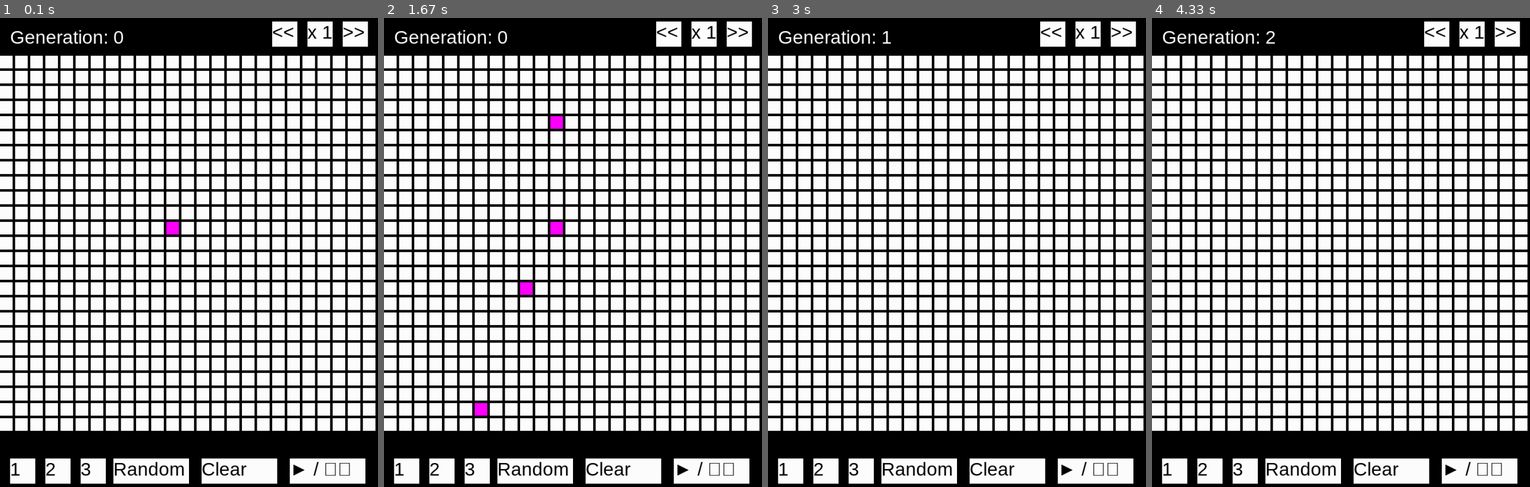
Above: before the commit, frames 1-4 (left to right).
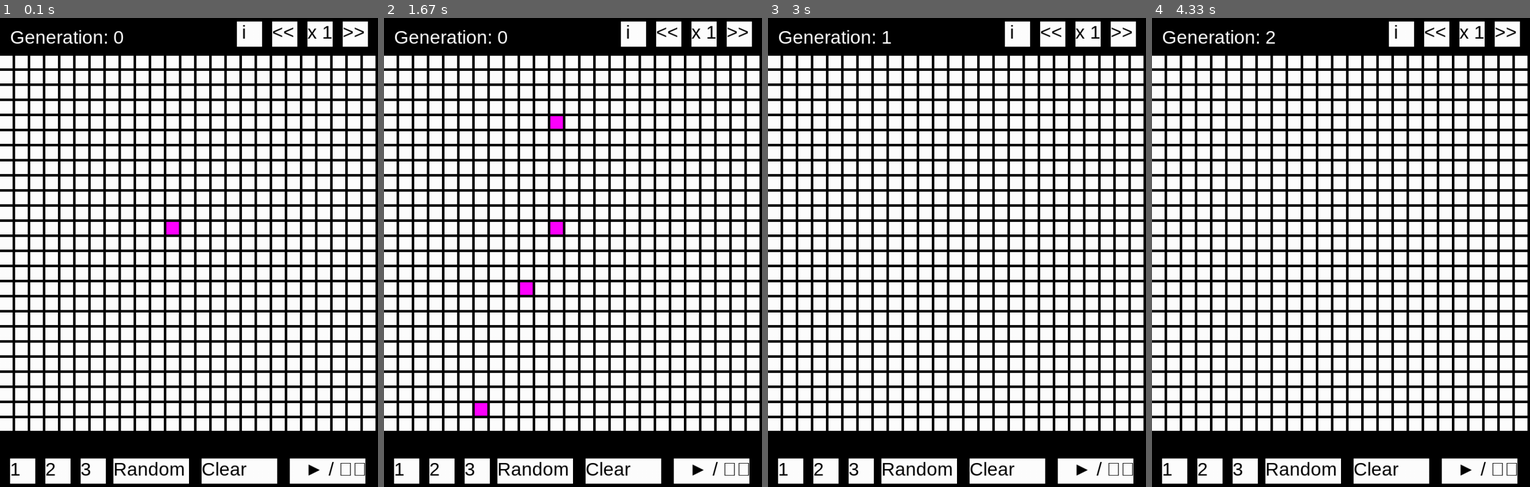
Above: after the commit, the same moments.

Repository: bloominstituteoftechnology/CS-Build-Week-1
Game: pygame game, started from draft.py
Two runs of this game, one before a commit and one after it. Both use one fixed random seed, a clock stepped at 60 frames per second and the inputs below.
Inputs (mouse positions are in pixels of both pictures, inside the frame that each line leads up to):
- Up to frame 1 (0.1 s): no input
- Up to frame 2 (1.67 s): press the mouse at (622, 472) at 0.37 s; move the mouse to (588, 299) at 0.47 s; release the mouse at (557, 130) at 0.6 s; click "Generation: 0" at 0.72 s; click (523, 294) at 1.05 s; press the mouse at (712, 472) at 1.37 s; move the mouse to (599, 444) at 1.47 s; release the mouse at (489, 416) at 1.6 s
- Up to frame 3 (3 s): click (994, 365) at 1.72 s; press the mouse at (1096, 472) at 2.03 s; move the mouse to (1093, 383) at 2.13 s; release the mouse at (1093, 299) at 2.27 s; click (1096, 472) at 2.38 s, where only the run after the commit has a clickable "► / ❚❚"; click (1017, 32) at 2.72 s, where only the run after the commit has a clickable "i"
- Up to frame 4 (4.33 s): click (1480, 472) at 4.05 s, where only the run after the commit has a clickable "► / ❚❚"

The runs differ from the first frame. In frame 1, 0.6% of the frame differs, in the area x 62-97%, y 0-98%; in frame 2, 0.6%; in frame 3, 0.6%; in frame 4, 0.6%.

Commit message:
Add rules.txt file containing rules of the game. Add button that opens the .txt file

Diff:
--- a/draft.py
+++ b/draft.py
@@ -1,6 +1,7 @@
 import copy
 import pygame
 import time
+import os
 from random import randint
 
 def find_neighbors(i, j, arr, max):
@@ -135,6 +136,7 @@
     SPEEDUP_BUTTON = pygame.Rect(WINDOW - BUTTON_SIZE - 20, TOP_PADDING / 10, BUTTON_SIZE, BUTTON_SIZE)
     SPEEDDOWN_BUTTON = pygame.Rect(WINDOW - (BUTTON_SIZE + 20) * 3, TOP_PADDING / 10, BUTTON_SIZE, BUTTON_SIZE)
     SPEED_BUTTON = pygame.Rect(WINDOW - (BUTTON_SIZE + 20) * 2, TOP_PADDING / 10, BUTTON_SIZE, BUTTON_SIZE)
+    RULES_BUTTON = pygame.Rect(WINDOW - (BUTTON_SIZE + 20) * 4, TOP_PADDING / 10, BUTTON_SIZE, BUTTON_SIZE)
 
     #PyGame
     pygame.init()
@@ -203,6 +205,8 @@
                         speed_multiplier += 1
                     if SPEEDDOWN_BUTTON.collidepoint(x,y):
                         speed_multiplier = speed_multiplier - 1 if speed_multiplier - 1 != 0 else speed_multiplier
+                elif RULES_BUTTON.collidepoint(x, y):
+                    os.startfile('rules.txt')
 
 
         for i  in range(max):
@@ -252,7 +256,10 @@
         clear_surface = gen_font.render(f'Clear', True, BLACK)
 
         # Playback Button
-        playback_surface = gen_font.render(f'► / ❚❚', True, BLACK)
+        playback_surface = gen_font.render(f'   ► / ❚❚', True, BLACK)
+
+        # Info Button
+        rules_surface = gen_font.render(f' i', True, BLACK)
 
         pygame.draw.rect(screen, pygame.Color('white'), PLAYBACK_BUTTON)
         screen.blit(playback_surface, PLAYBACK_BUTTON)
@@ -272,6 +279,8 @@
         screen.blit(speeddown_surface, SPEEDDOWN_BUTTON)
         pygame.draw.rect(screen, pygame.Color('white'), SPEED_BUTTON)
         screen.blit(speed_surface, SPEED_BUTTON)
+        pygame.draw.rect(screen, pygame.Color('white'), RULES_BUTTON)
+        screen.blit(rules_surface, RULES_BUTTON)
         pygame.display.update()
 
 if __name__ == '__main__':
--- /dev/null
+++ b/rules.txt
@@ -0,0 +1,6 @@
+For a cell that is alive:
+    - Each cell with one or no neighbors dies   ->  Solitude
+    - Each cell with four or more neighbors dies -> Overpopulation
+    - Each cell with two or three neighbors survives.
+For a cell that is dead:
+    - Each cell with three neighbors becomes populated.
